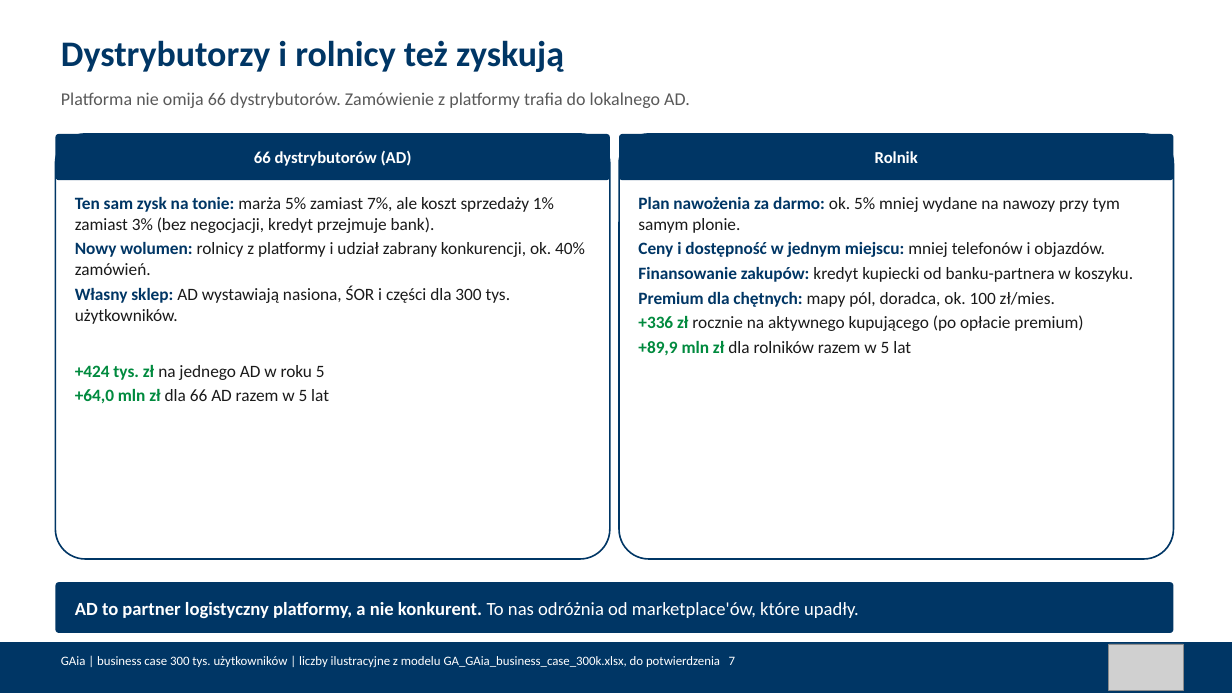
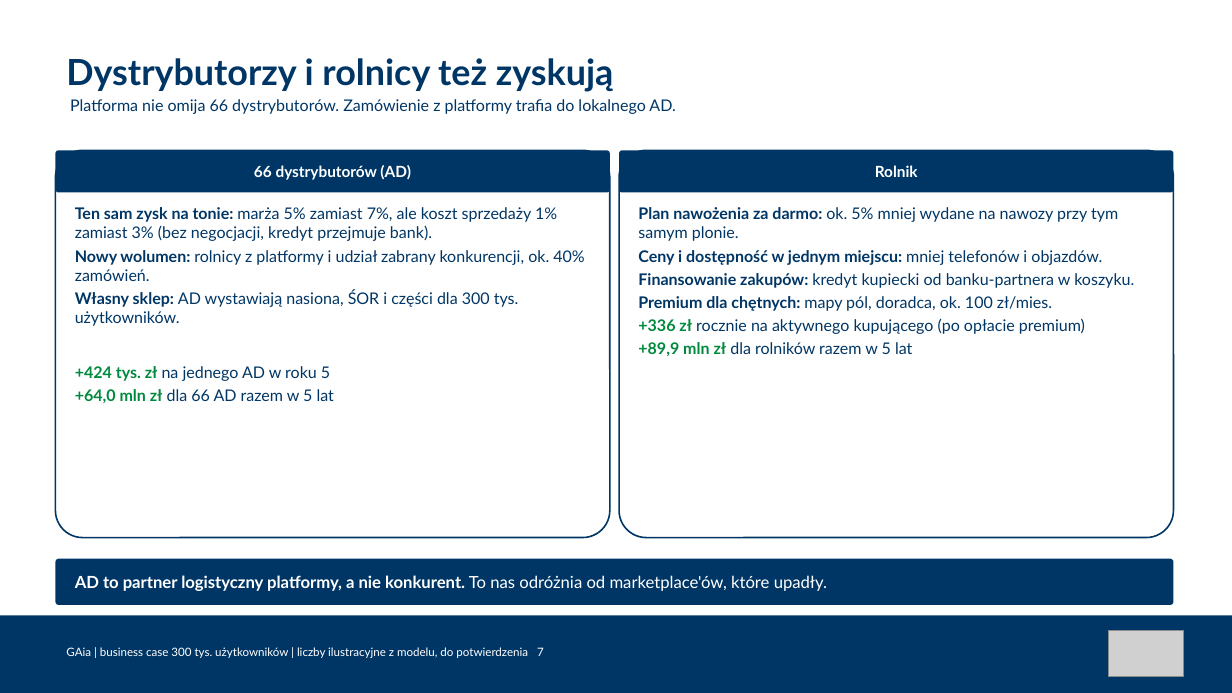
Before and after one commit to Angelika-pruchniak/gaia, a slide deck: slide 7 of GA_GAia_business_case_300k.pptx. Drawn at 1232x693 pixels with LibreOffice and Linux fonts; fonts in the diff are those of the drawing; grey boxes stand for pictures. Boxes give left, top, right and bottom in pixels: in the first picture for what was removed or moved away, otherwise in the second. Text is boxed around its words. In the diff, an @@ line names an element or a change of style, - is before the commit and + after.

```diff
--- a/GA_GAia_business_case_300k.pptx
+++ b/GA_GAia_business_case_300k.pptx
@@ text "Dystrybutorzy i rolnicy też zyskują": place and size @@
-text "Dystrybutorzy i rolnicy też zyskują" at (61, 40, 564, 72)
+text "Dystrybutorzy i rolnicy też zyskują" at (66, 58, 614, 92)
@@ text "Dystrybutorzy i rolnicy też zyskują" at (66, 58, 614, 92): font Calibri to Lato; vertical alignment top to middle @@
@@ text "Platforma nie omija 66 dystrybutorów. ...": place and size @@
-text "Platforma nie omija 66 dystrybutorów. ..." at (61, 92, 690, 108)
+text "Platforma nie omija 66 dystrybutorów. ..." at (70, 99, 675, 114)
@@ text "Platforma nie omija 66 dystrybutorów. ..." at (70, 99, 675, 114): size 14 to 12.5 pt, font Calibri to Lato, text colour #595959 to #003665 @@
@@ text "66 dystrybutorów (AD)": place and size @@
-text "66 dystrybutorów (AD)" at (254, 151, 412, 166)
+text "66 dystrybutorów (AD)" at (254, 165, 411, 180)
@@ text "66 dystrybutorów (AD)" at (254, 165, 411, 180): size 13 to 12 pt, font Calibri to Lato @@
@@ rounded rectangle: place and size @@
-rounded rectangle at (55, 134, 610, 559)
+rounded rectangle at (55, 151, 610, 538)
@@ rounded rectangle: place and size @@
-rounded rectangle at (55, 134, 610, 180)
+rounded rectangle at (55, 151, 610, 193)
@@ text "Rolnik" at (875, 165, 918, 177): size 13 to 12 pt, font Calibri to Lato @@
@@ text "Rolnik": place and size @@
-text "Rolnik" at (875, 151, 918, 163)
+text "Rolnik" at (875, 165, 918, 177)
@@ rounded rectangle: place and size @@
-rounded rectangle at (619, 134, 1174, 559)
+rounded rectangle at (619, 151, 1174, 538)
@@ rounded rectangle: place and size @@
-rounded rectangle at (619, 134, 1174, 180)
+rounded rectangle at (619, 151, 1174, 193)
@@ text "Ten sam zysk na tonie: ...": place and size @@
-text "Ten sam zysk na tonie: ..." at (75, 197, 585, 403)
+text "Ten sam zysk na tonie: ..." at (75, 207, 584, 403)
@@ text "Ten sam zysk na tonie: ..." at (75, 207, 584, 403): size 13.5 to 12.5 pt, font Calibri to Lato; text colour #1A1A1A to #003665 in "marża 5% zamiast 7%, ale koszt sprzedaży ...", "rolnicy z platformy i udział zabrany konkurencji, ...", "AD wystawiają nasiona, ŚOR i części dla ...", "na jednego AD w roku 5" and 1 more places @@
@@ text "Plan nawożenia za darmo: ok. ...": place and size @@
-text "Plan nawożenia za darmo: ok. ..." at (638, 197, 1133, 355)
+text "Plan nawożenia za darmo: ok. ..." at (638, 207, 1134, 356)
@@ text "Plan nawożenia za darmo: ok. ..." at (638, 207, 1134, 356): size 13.5 to 12.5 pt, font Calibri to Lato; text colour #1A1A1A to #003665 in "ok. 5% mniej wydane na nawozy przy ...", "mniej telefonów i objazdów.", "kredyt kupiecki od banku-partnera w koszyku.", "mapy pól, doradca, ok. 100 zł/mies." and 2 more places @@
@@ rounded rectangle: place and size @@
-rounded rectangle at (55, 582, 1174, 633)
+rounded rectangle at (55, 559, 1174, 605)
@@ text "AD to partner logistyczny platformy, ...": place and size @@
-text "AD to partner logistyczny platformy, ..." at (75, 602, 859, 618)
+text "AD to partner logistyczny platformy, ..." at (75, 575, 827, 591)
@@ text "AD to partner logistyczny platformy, ..." at (75, 575, 827, 591): size 14.5 to 13 pt, font Calibri to Lato @@
@@ rectangle: place and size @@
-rectangle at (0, 642, 1232, 693)
+rectangle at (0, 616, 1232, 693)
@@ text at (66, 647, 544, 658): text changed; size 10 to 9 pt; font Calibri to Lato @@
-GAia | business case 300 tys. użytkowników | liczby ilustracyjne z modelu GA_GAia_business_case_300k.xlsx, do potwierdzenia 7
+GAia | business case 300 tys. użytkowników | liczby ilustracyjne z modelu, do potwierdzenia 7
@@ picture: place and size @@
-picture at (1109, 644, 1184, 690)
+picture at (1109, 630, 1184, 677)
```
Also in this commit, not shown: 11 other slides changed, 6 other files.
